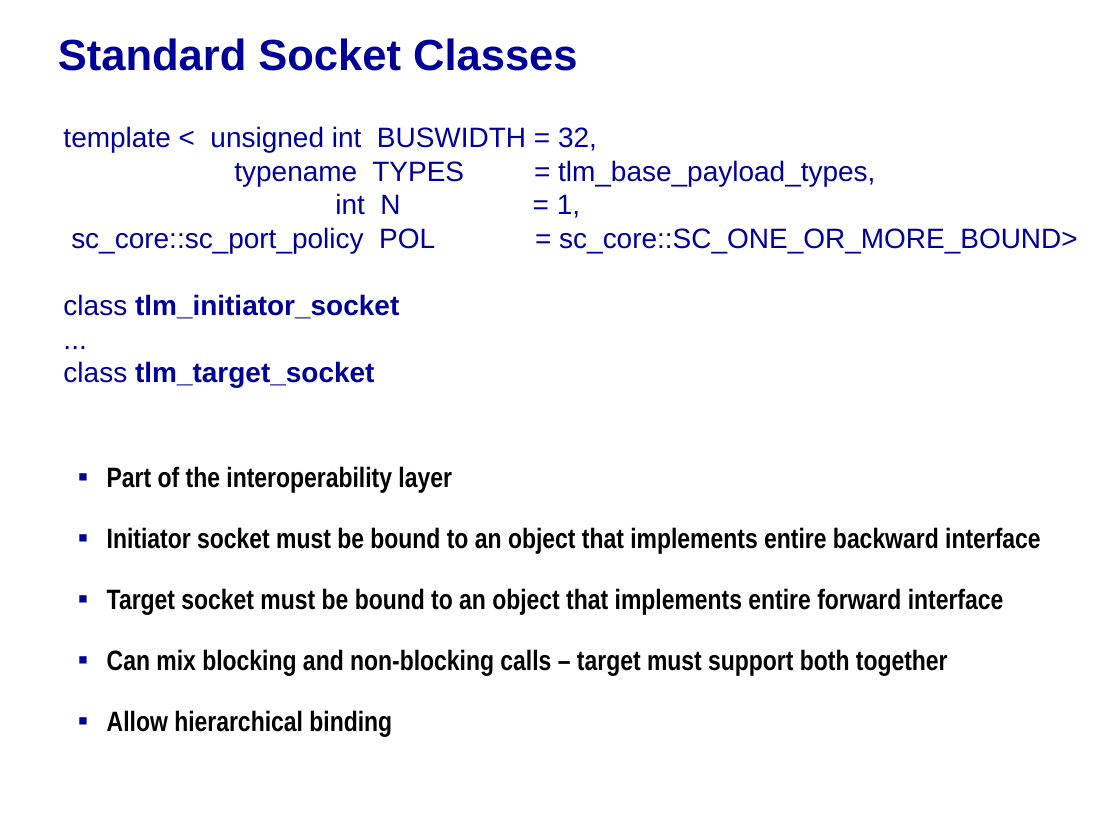
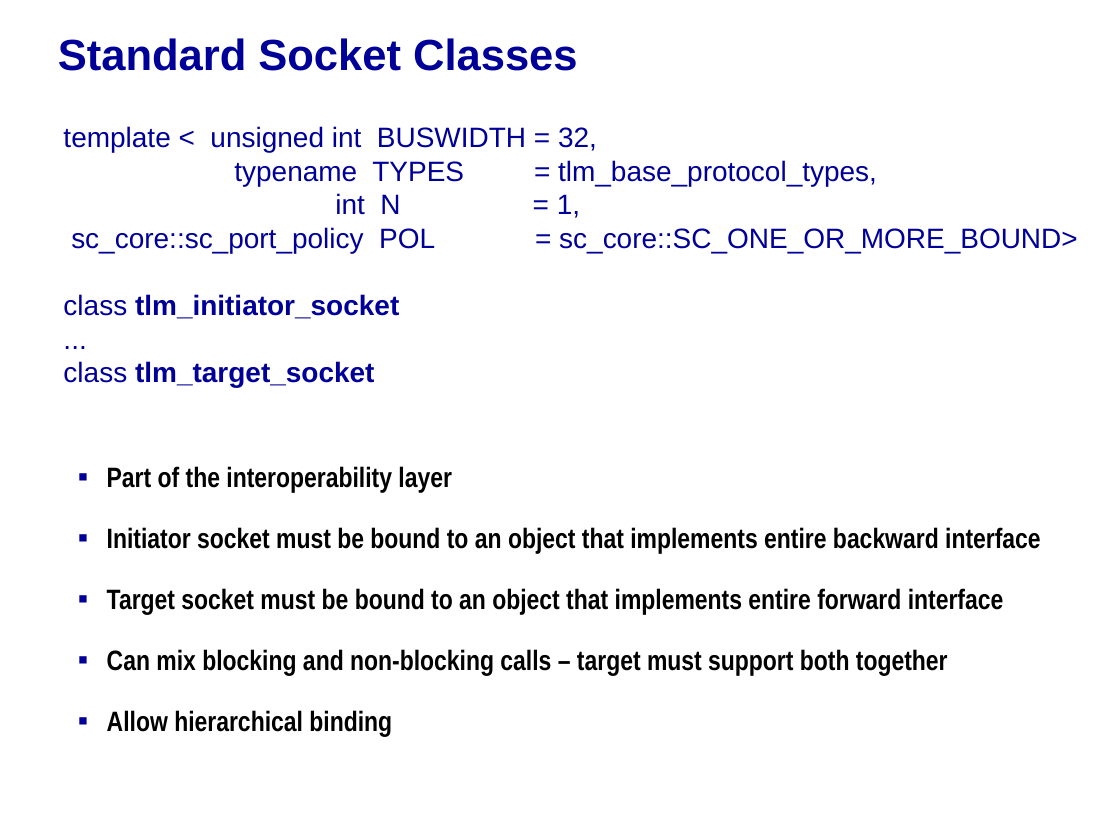
Before and after one commit to accellera-official/systemc, a slide deck: slide 52 of docs/release/TLM_2_0_presentation.ppt. Drawn at 1120x840 pixels with LibreOffice and Linux fonts; fonts in the diff are those of the drawing; background and template pictures are left out. Boxes give left, top, right and bottom in pixels: in the first picture for what was removed or moved away, otherwise in the second. Text is boxed around its words. In the diff, an @@ line names an element or a change of style, - is before the commit and + after.

```diff
--- a/docs/release/TLM_2_0_presentation.ppt
+++ b/docs/release/TLM_2_0_presentation.ppt
@@ text at [234,160,877,186]: text changed @@
-typename TYPES = tlm_base_payload_types,
+typename TYPES = tlm_base_protocol_types,
```
Also in this commit, not shown: 8 other slides changed.
